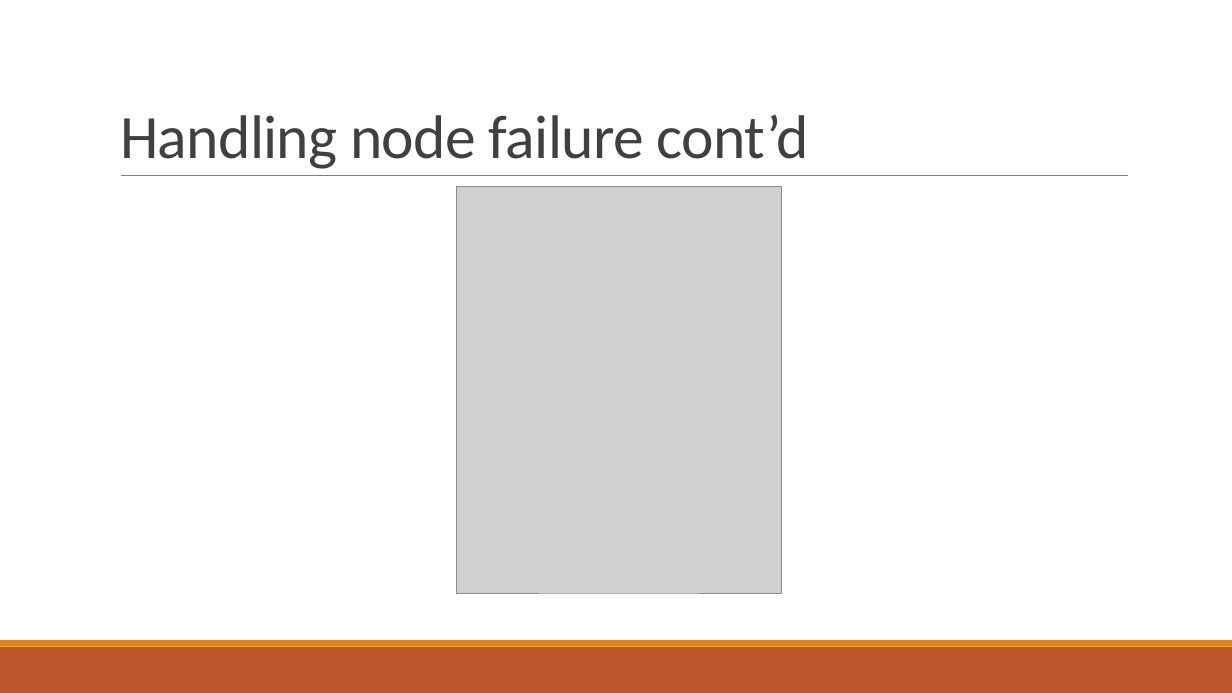
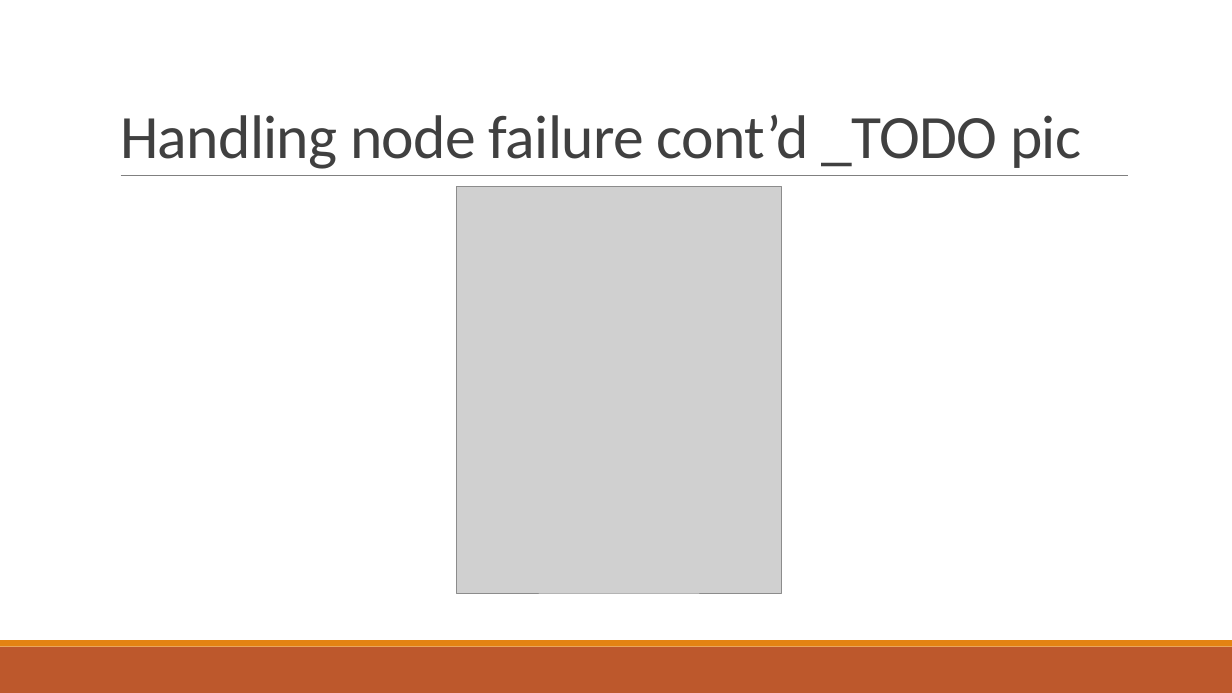
Before and after one commit to PStahl/master_thesis, a slide deck: slide 34 of presentation/presentation2.pptx. Drawn at 1232x693 pixels with LibreOffice and Linux fonts; fonts in the diff are those of the drawing; grey boxes stand for pictures. Boxes give left, top, right and bottom in pixels: in the first picture for what was removed or moved away, otherwise in the second. Text is boxed around its words. In the diff, an @@ line names an element or a change of style, - is before the commit and + after.

```diff
--- a/presentation/presentation2.pptx
+++ b/presentation/presentation2.pptx
@@ title at (x1=120, y1=115, x2=1081, y2=169): text changed @@
-Handling node failure cont’d
+Handling node failure cont’d _TODO pic
```
Also in this commit, not shown: 5 other slides changed.
